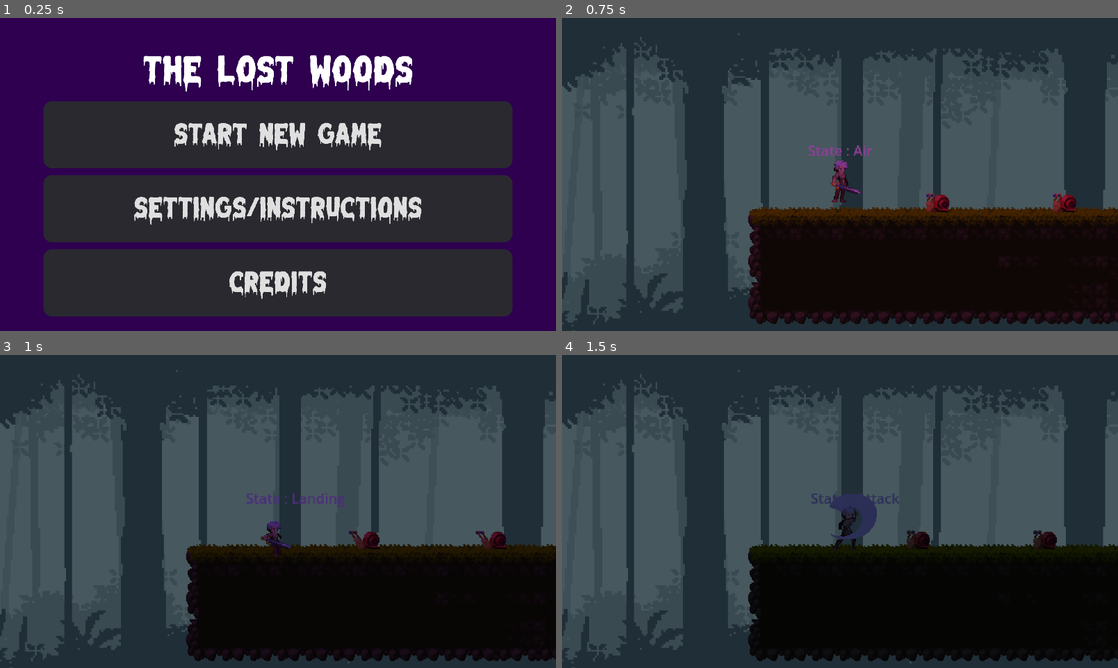
Above: before the commit, frames 1-4 (two rows, left to right).
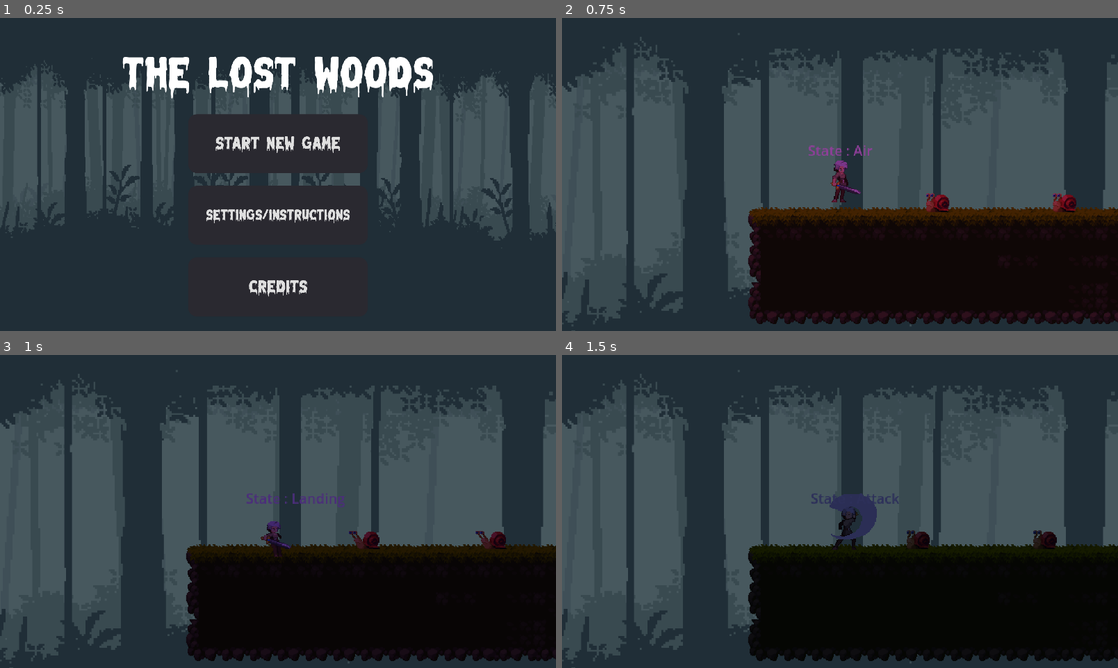
Above: after the commit, the same moments.

Repository: Pikalyx/The-Lost_Woods
Game: Godot game, scene res://main_menu.tscn
Two runs of this game, one before a commit and one after it. Both use one fixed random seed, a clock stepped at 60 frames per second and the inputs below.
Inputs:
- Up to frame 1 (0.25 s): no input
- Up to frame 2 (0.75 s): click "Start New Game" at 0.5 s
- Up to frame 3 (1 s): no input
- Up to frame 4 (1.5 s): hold D (right) from 1.28 s (still down); hold F (attack) from 1.28 s (still down)

The runs differ from the first frame. In frame 1, 63% of the frame differs, in the area x 0-100%, y 0-100%; in frame 2, nothing differs; in frame 3, nothing differs; in frame 4, nothing differs.

Commit message:
New menu background and sizing change

Diff:
--- a/main_menu.tscn
+++ b/main_menu.tscn
@@ -1,7 +1,11 @@
-[gd_scene load_steps=6 format=3 uid="uid://do3rsr7idkevg"]
+[gd_scene load_steps=10 format=3 uid="uid://do3rsr7idkevg"]
 
 [ext_resource type="FontFile" uid="uid://cccwm5ryd6bf2" path="res://Melted Monster.ttf" id="1_ecc2j"]
 [ext_resource type="Script" path="res://main_menu.gd" id="1_hted8"]
+[ext_resource type="Texture2D" uid="uid://c2m8sbipm8oaf" path="res://Parallax/Garden_s Forest/background4.png" id="3_1wgrd"]
+[ext_resource type="Texture2D" uid="uid://ckquxv8pdnx0o" path="res://Parallax/Garden_s Forest/background3.png" id="4_yb8cr"]
+[ext_resource type="Texture2D" uid="uid://6j2454jial6c" path="res://Parallax/Garden_s Forest/background2.png" id="5_tpn4b"]
+[ext_resource type="Texture2D" uid="uid://38g7ge6orvdd" path="res://Parallax/Garden_s Forest/background1.png" id="6_ch477"]
 
 [sub_resource type="StyleBoxFlat" id="StyleBoxFlat_8rtt3"]
 bg_color = Color(0.164706, 0.160784, 0.188235, 1)
@@ -28,6 +32,7 @@
 script = ExtResource("1_hted8")
 
 [node name="ColorRect" type="ColorRect" parent="."]
+visible = false
 offset_left = -221.0
 offset_top = -109.0
 offset_right = 2236.0
@@ -47,7 +52,7 @@
 [node name="Label" type="Label" parent="MarginContainer/VBoxContainer2"]
 layout_mode = 2
 theme_override_fonts/font = ExtResource("1_ecc2j")
-theme_override_font_sizes/font_size = 130
+theme_override_font_sizes/font_size = 150
 text = "The Lost Woods"
 horizontal_alignment = 1
 
@@ -58,16 +63,16 @@
 [node name="MarginContainer" type="MarginContainer" parent="MarginContainer/VBoxContainer2/VBoxContainer"]
 layout_mode = 2
 size_flags_vertical = 3
-theme_override_constants/margin_left = 150
-theme_override_constants/margin_top = 20
-theme_override_constants/margin_right = 150
+theme_override_constants/margin_left = 650
+theme_override_constants/margin_top = 40
+theme_override_constants/margin_right = 650
 theme_override_constants/margin_bottom = 0
 
 [node name="NewGameButton" type="Button" parent="MarginContainer/VBoxContainer2/VBoxContainer/MarginContainer"]
 layout_mode = 2
 focus_mode = 0
 theme_override_fonts/font = ExtResource("1_ecc2j")
-theme_override_font_sizes/font_size = 100
+theme_override_font_sizes/font_size = 60
 theme_override_styles/normal = SubResource("StyleBoxFlat_8rtt3")
 theme_override_styles/hover = SubResource("StyleBoxFlat_ydo3h")
 theme_override_styles/pressed = SubResource("StyleBoxFlat_l3ych")
@@ -77,16 +82,16 @@
 [node name="MarginContainer2" type="MarginContainer" parent="MarginContainer/VBoxContainer2/VBoxContainer"]
 layout_mode = 2
 size_flags_vertical = 3
-theme_override_constants/margin_left = 150
-theme_override_constants/margin_top = 20
-theme_override_constants/margin_right = 150
+theme_override_constants/margin_left = 650
+theme_override_constants/margin_top = 40
+theme_override_constants/margin_right = 650
 theme_override_constants/margin_bottom = 0
 
 [node name="SettingsButton" type="Button" parent="MarginContainer/VBoxContainer2/VBoxContainer/MarginContainer2"]
 layout_mode = 2
 focus_mode = 0
 theme_override_fonts/font = ExtResource("1_ecc2j")
-theme_override_font_sizes/font_size = 100
+theme_override_font_sizes/font_size = 50
 theme_override_styles/normal = SubResource("StyleBoxFlat_8rtt3")
 theme_override_styles/hover = SubResource("StyleBoxFlat_ydo3h")
 theme_override_styles/pressed = SubResource("StyleBoxFlat_l3ych")
@@ -95,20 +100,64 @@
 [node name="MarginContainer3" type="MarginContainer" parent="MarginContainer/VBoxContainer2/VBoxContainer"]
 layout_mode = 2
 size_flags_vertical = 3
-theme_override_constants/margin_left = 150
-theme_override_constants/margin_top = 20
-theme_override_constants/margin_right = 150
+theme_override_constants/margin_left = 650
+theme_override_constants/margin_top = 40
+theme_override_constants/margin_right = 650
 theme_override_constants/margin_bottom = 0
 
 [node name="CreditsButton" type="Button" parent="MarginContainer/VBoxContainer2/VBoxContainer/MarginContainer3"]
 layout_mode = 2
 focus_mode = 0
 theme_override_fonts/font = ExtResource("1_ecc2j")
-theme_override_font_sizes/font_size = 100
+theme_override_font_sizes/font_size = 60
 theme_override_styles/normal = SubResource("StyleBoxFlat_8rtt3")
 theme_override_styles/hover = SubResource("StyleBoxFlat_ydo3h")
 theme_override_styles/pressed = SubResource("StyleBoxFlat_l3ych")
 text = "Credits
 "
 
+[node name="ParallaxBackground" type="ParallaxBackground" parent="."]
+follow_viewport_enabled = true
+follow_viewport_scale = 0.75
+
+[node name="ParallaxLayer" type="ParallaxLayer" parent="ParallaxBackground"]
+position = Vector2(20, 47)
+motion_scale = Vector2(0, 0)
+motion_mirroring = Vector2(500, 0)
+
+[node name="Sprite2D" type="Sprite2D" parent="ParallaxBackground/ParallaxLayer"]
+position = Vector2(1256, 826.333)
+scale = Vector2(7.02604, 7.76889)
+texture = ExtResource("3_1wgrd")
+
+[node name="ParallaxLayer2" type="ParallaxLayer" parent="ParallaxBackground"]
+position = Vector2(20, 47)
+motion_scale = Vector2(0.1, 0)
+motion_mirroring = Vector2(500, 0)
+
+[node name="Sprite2D" type="Sprite2D" parent="ParallaxBackground/ParallaxLayer2"]
+position = Vector2(756.667, 514.333)
+scale = Vector2(4.36198, 5.41333)
+texture = ExtResource("4_yb8cr")
+
+[node name="ParallaxLayer3" type="ParallaxLayer" parent="ParallaxBackground"]
+position = Vector2(20, 47)
+motion_scale = Vector2(0.2, 0)
+motion_mirroring = Vector2(500, 0)
+
+[node name="Sprite2D" type="Sprite2D" parent="ParallaxBackground/ParallaxLayer3"]
+position = Vector2(756.667, 514.333)
+scale = Vector2(4.36198, 5.41333)
+texture = ExtResource("5_tpn4b")
+
+[node name="ParallaxLayer4" type="ParallaxLayer" parent="ParallaxBackground"]
+position = Vector2(18, 46)
+motion_scale = Vector2(0.3, 0)
+motion_mirroring = Vector2(500, 0)
+
+[node name="Sprite2D" type="Sprite2D" parent="ParallaxBackground/ParallaxLayer4"]
+position = Vector2(758.667, 515.333)
+scale = Vector2(4.36198, 5.41333)
+texture = ExtResource("6_ch477")
+
 [connection signal="button_up" from="MarginContainer/VBoxContainer2/VBoxContainer/MarginContainer/NewGameButton" to="." method="_on_new_game_button_button_up"]
